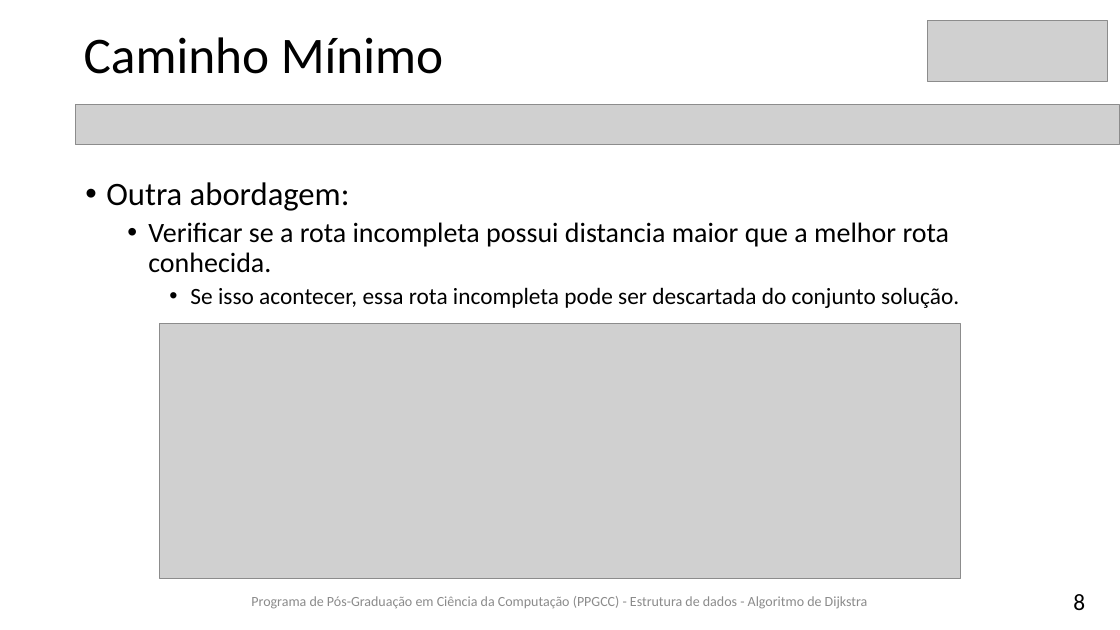
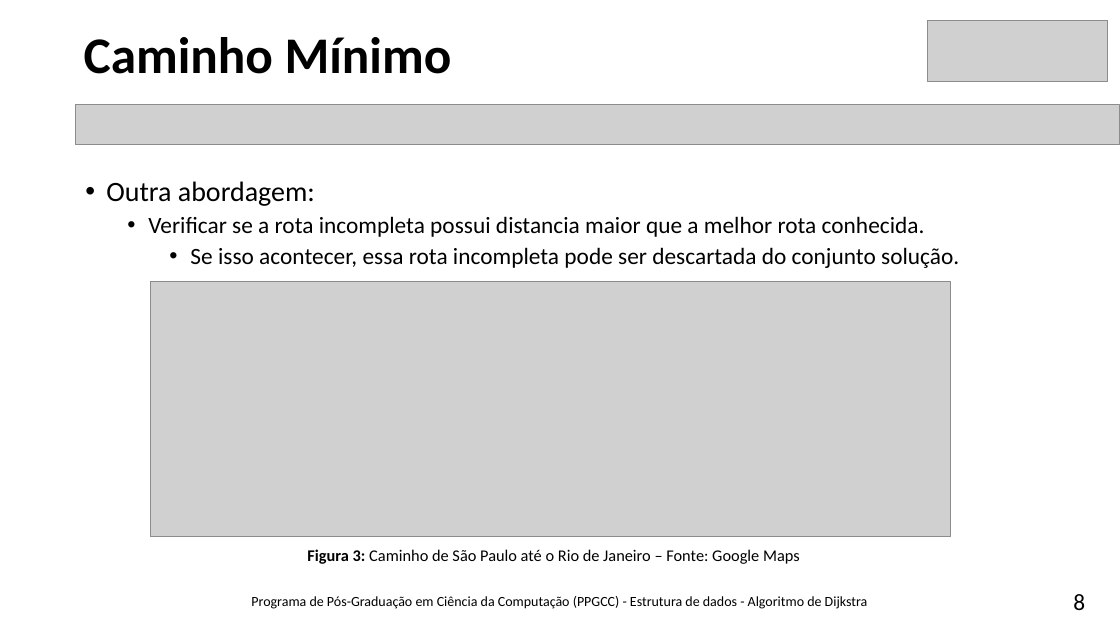
Before and after one commit to brunoslima/Dijkstra-Algorithm, a slide deck: slide 8 of Theory/Algoritmo-Dijkstra-BrunoLima.pptx. Drawn at 1120x630 pixels with LibreOffice and Linux fonts; fonts in the diff are those of the drawing; grey boxes stand for pictures. Boxes give left, top, right and bottom in pixels: in the first picture for what was removed or moved away, otherwise in the second. Text is boxed around its words. In the diff, an @@ line names an element or a change of style, - is before the commit and + after.

```diff
--- a/Theory/Algoritmo-Dijkstra-BrunoLima.pptx
+++ b/Theory/Algoritmo-Dijkstra-BrunoLima.pptx
@@ title "Caminho Mínimo" at [84,37,452,74]: bold on @@
@@ text at [106,181,925,237]: size 28 to 24 pt in "Outra abordagem:"; size 24 to 20 pt in "Verificar se a rota incompleta possui distancia ..." @@
@@ picture: place and size @@
-picture at [160,323,960,579]
+picture at [150,282,951,538]
@@ text added at [307,549,800,564], 14 pt, text #000000 @@
+Figura 3: Caminho de São Paulo até o Rio de Janeiro – Fonte: Google Maps
@@ text "Programa de Pós-Graduação em Ciência ..." at [251,596,868,609]: text colour #8C8C8C to #000000 @@
```
Also in this commit, not shown: 52 other slides changed, 1 slide added.
